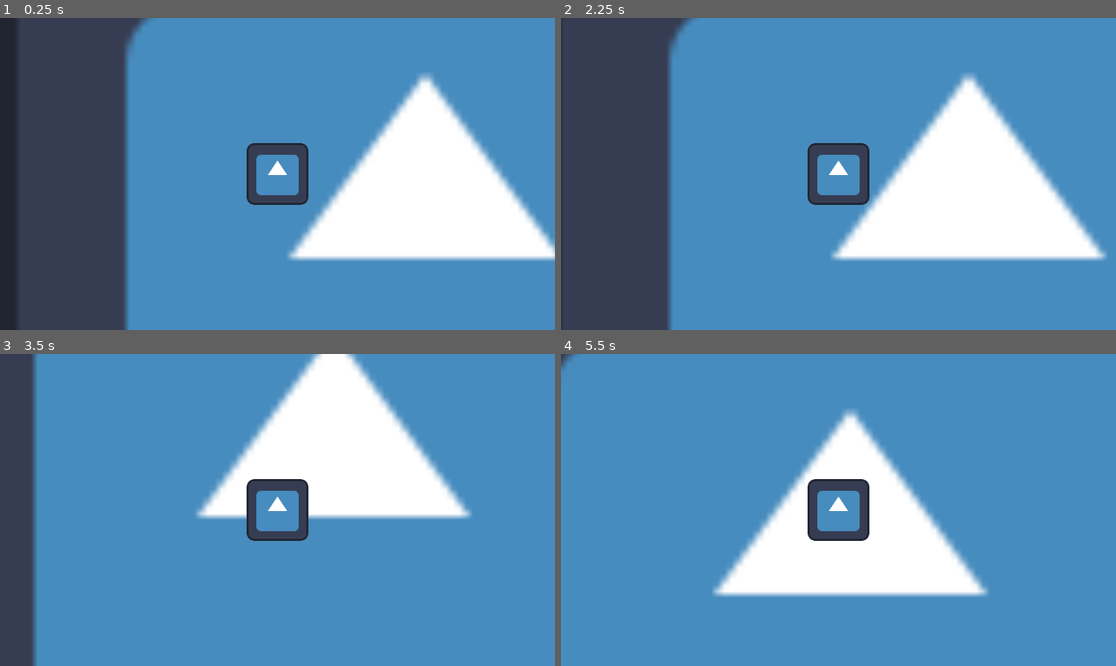
Above: before the commit, frames 1-4 (two rows, left to right).
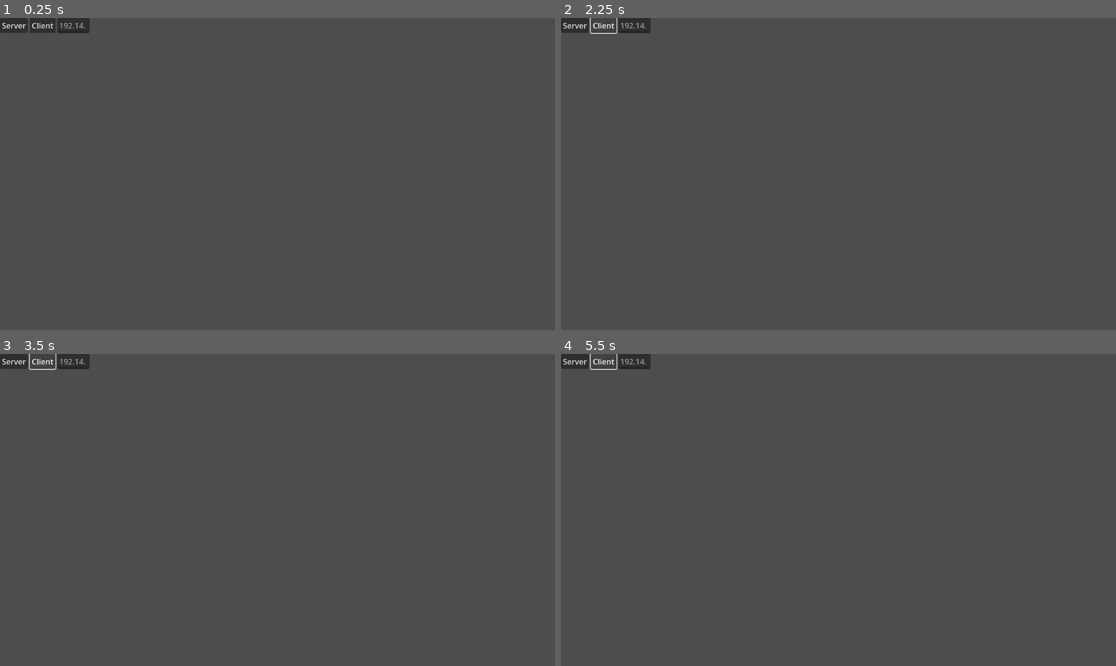
Above: after the commit, the same moments.

Repository: August099/juegoMulti
Game: Godot game, scene res://Multijugador/ejemploMulti.tscn
Same seed, same stepped clock (60 frames per second), same inputs: the game is played once before the commit and once after it. Before the commit the project starts from res://player.tscn. The engine's default icon, where the game draws it, is replaced by a stand-in: a white triangle on a blue panel in a dark square.
Inputs (mouse positions are in pixels of both pictures, inside the frame that each line leads up to):
- Up to frame 1 (0.25 s): no input
- Up to frame 2 (2.25 s): click (577, 24) at 0.5 s, where only the run after the commit has a clickable "Server"; click (605, 24) at 1.25 s, where only the run after the commit has a clickable "Client"; tap Enter at 2 s; hold D (MoveRight) from 2.03 s (still down)
- Up to frame 3 (3.5 s): release D (MoveRight) at 2.78 s; hold S (MoveDown) from 2.78 s (still down)
- Up to frame 4 (5.5 s): release S (MoveDown) at 3.53 s; hold D (MoveRight) 3.53-4.28 s; hold W (MoveUp) 4.28-5.03 s; hold A (MoveLeft) from 5.03 s (still down)

The runs differ from the first frame. In frame 1, 81% of the frame differs, in the area x 0-100%, y 0-100%; in frame 2, 81%; in frame 3, 94%; in frame 4, 99%.

Commit message:
Primer intento multi

Diff:
--- /dev/null
+++ b/Escenario/player.tscn
@@ -0,0 +1,35 @@
+[gd_scene load_steps=5 format=3 uid="uid://o4svm0t826cc"]
+
+[ext_resource type="Texture2D" uid="uid://c0dshid8bvmgb" path="res://icon.svg" id="1_kui6b"]
+[ext_resource type="Script" path="res://Scripts/player.gd" id="2_the84"]
+
+[sub_resource type="RectangleShape2D" id="RectangleShape2D_cn6yd"]
+size = Vector2(124, 122)
+
+[sub_resource type="SceneReplicationConfig" id="SceneReplicationConfig_f60nh"]
+properties/0/path = NodePath("CharacterBody2D:position")
+properties/0/spawn = true
+properties/0/sync = true
+properties/0/watch = false
+
+[node name="player" type="Node2D"]
+
+[node name="Sprite2D2" type="Sprite2D" parent="."]
+position = Vector2(307, 150)
+scale = Vector2(14.1133, 12.7539)
+texture = ExtResource("1_kui6b")
+
+[node name="CharacterBody2D" type="CharacterBody2D" parent="."]
+script = ExtResource("2_the84")
+
+[node name="CollisionShape2D" type="CollisionShape2D" parent="CharacterBody2D"]
+shape = SubResource("RectangleShape2D_cn6yd")
+
+[node name="Sprite2D" type="Sprite2D" parent="CharacterBody2D"]
+texture = ExtResource("1_kui6b")
+
+[node name="Camera2D" type="Camera2D" parent="CharacterBody2D"]
+
+[node name="MultiplayerSynchronizer" type="MultiplayerSynchronizer" parent="CharacterBody2D"]
+root_path = NodePath("../..")
+replication_config = SubResource("SceneReplicationConfig_f60nh")
--- /dev/null
+++ b/Multijugador/Conexion.gd
@@ -0,0 +1,8 @@
+extends Control
+
+func _on_server_pressed():
+	pass # Replace with function body.
+
+
+func _on_client_pressed():
+	pass # Replace with function body.
--- /dev/null
+++ b/Multijugador/Conexion.tscn
@@ -0,0 +1,35 @@
+[gd_scene load_steps=2 format=3 uid="uid://bcl76nfvkwc6g"]
+
+[ext_resource type="Script" path="res://Multijugador/Conexion.gd" id="1_u1dj7"]
+
+[node name="Conexion" type="Control"]
+layout_mode = 3
+anchors_preset = 15
+anchor_right = 1.0
+anchor_bottom = 1.0
+grow_horizontal = 2
+grow_vertical = 2
+script = ExtResource("1_u1dj7")
+
+[node name="VBoxContainer" type="VBoxContainer" parent="."]
+layout_mode = 0
+offset_right = 40.0
+offset_bottom = 40.0
+
+[node name="HBoxContainer" type="HBoxContainer" parent="VBoxContainer"]
+layout_mode = 2
+
+[node name="Server" type="Button" parent="VBoxContainer/HBoxContainer"]
+layout_mode = 2
+text = "Server"
+
+[node name="Client" type="Button" parent="VBoxContainer/HBoxContainer"]
+layout_mode = 2
+text = "Client"
+
+[node name="LineEdit" type="LineEdit" parent="VBoxContainer/HBoxContainer"]
+layout_mode = 2
+placeholder_text = "192.14.620"
+
+[connection signal="pressed" from="VBoxContainer/HBoxContainer/Server" to="." method="_on_server_pressed"]
+[connection signal="pressed" from="VBoxContainer/HBoxContainer/Client" to="." method="_on_client_pressed"]
--- /dev/null
+++ b/Multijugador/MultiplayerSpawner.gd
@@ -0,0 +1,14 @@
+extends MultiplayerSpawner
+
+@export var network_player: PackedScene
+
+func _ready() -> void:
+	multiplayer.peer_connected.connect(spawn_player)
+
+func spawn_player(id: int) -> void:
+	if !multiplayer.is_server(): return
+
+	var player: Node = network_player.instantiate()
+	player.name = str(id)
+
+	get_node(spawn_path).call_deferred("add_child", player)
--- /dev/null
+++ b/Multijugador/ejemploMulti.tscn
@@ -0,0 +1,15 @@
+[gd_scene load_steps=4 format=3 uid="uid://krwix2pqcwb8"]
+
+[ext_resource type="PackedScene" uid="uid://bcl76nfvkwc6g" path="res://Multijugador/Conexion.tscn" id="1_x875l"]
+[ext_resource type="Script" path="res://Multijugador/MultiplayerSpawner.gd" id="2_c2ojr"]
+[ext_resource type="PackedScene" uid="uid://o4svm0t826cc" path="res://Escenario/player.tscn" id="3_flvaq"]
+
+[node name="ejemploMulti" type="Node2D"]
+
+[node name="Conexion" parent="." instance=ExtResource("1_x875l")]
+
+[node name="MultiplayerSpawner" type="MultiplayerSpawner" parent="."]
+_spawnable_scenes = PackedStringArray("res://Escenario/player.tscn")
+spawn_path = NodePath("..")
+script = ExtResource("2_c2ojr")
+network_player = ExtResource("3_flvaq")
--- /dev/null
+++ b/Multijugador/handler.gd
@@ -0,0 +1,18 @@
+extends Node
+
+const IP_ADRESS: String= "localHost"
+const PORT: int = 42069
+
+var peer: ENetMultiplayerPeer
+
+func start_server() -> void:
+	peer = ENetMultiplayerPeer.new()
+	peer.create_server(PORT)
+	multiplayer.multiplayer_peer = peer
+
+
+func start_client() -> void:
+	peer = ENetMultiplayerPeer.new()
+
+	peer.create_client(IP_ADRESS, PORT)
+	multiplayer.multiplayer_peer = peer
--- /dev/null
+++ b/Scripts/player.gd
@@ -0,0 +1,38 @@
+extends CharacterBody2D
+
+var moving = false
+var speed = 2000
+var maxSpeed = 15000
+var friction = 0.2
+
+func _ready():
+	pass
+
+func _enter_tree() -> void:
+	set_multiplayer_authority(name.to_int())
+
+func _process(delta):
+	if !is_multiplayer_authority(): return
+
+	var frictionX = true
+	var frictionY = true
+
+	if Input.is_action_pressed("MoveRight"):
+		velocity.x = min(velocity.x + speed * delta, maxSpeed * delta)
+		frictionX = false
+	if Input.is_action_pressed("MoveUp"):
+		velocity.y = max(velocity.y - speed * delta, -maxSpeed * delta)
+		frictionY = false
+	if Input.is_action_pressed("MoveLeft"):
+		velocity.x = max(velocity.x - speed * delta, -maxSpeed * delta)
+		frictionX = false
+	if Input.is_action_pressed("MoveDown"):
+		velocity.y = min(velocity.y + speed * delta, maxSpeed * delta)
+		frictionY = false
+
+	if frictionX:
+		velocity.x = lerp(velocity.x, 0.0, friction)
+	if frictionY:
+		velocity.y = lerp(velocity.y, 0.0, friction)
+
+	move_and_slide()
--- a/project.godot
+++ b/project.godot
@@ -11,9 +11,13 @@
 [application]
 
 config/name="jueguito multi wiiiiiiii"
-run/main_scene="res://player.tscn"
+run/main_scene="res://Multijugador/ejemploMulti.tscn"
 config/features=PackedStringArray("4.1", "GL Compatibility")
 config/icon="res://icon.svg"
+
+[autoload]
+
+Handler="*res://Multijugador/handler.gd"
 
 [input]
 
